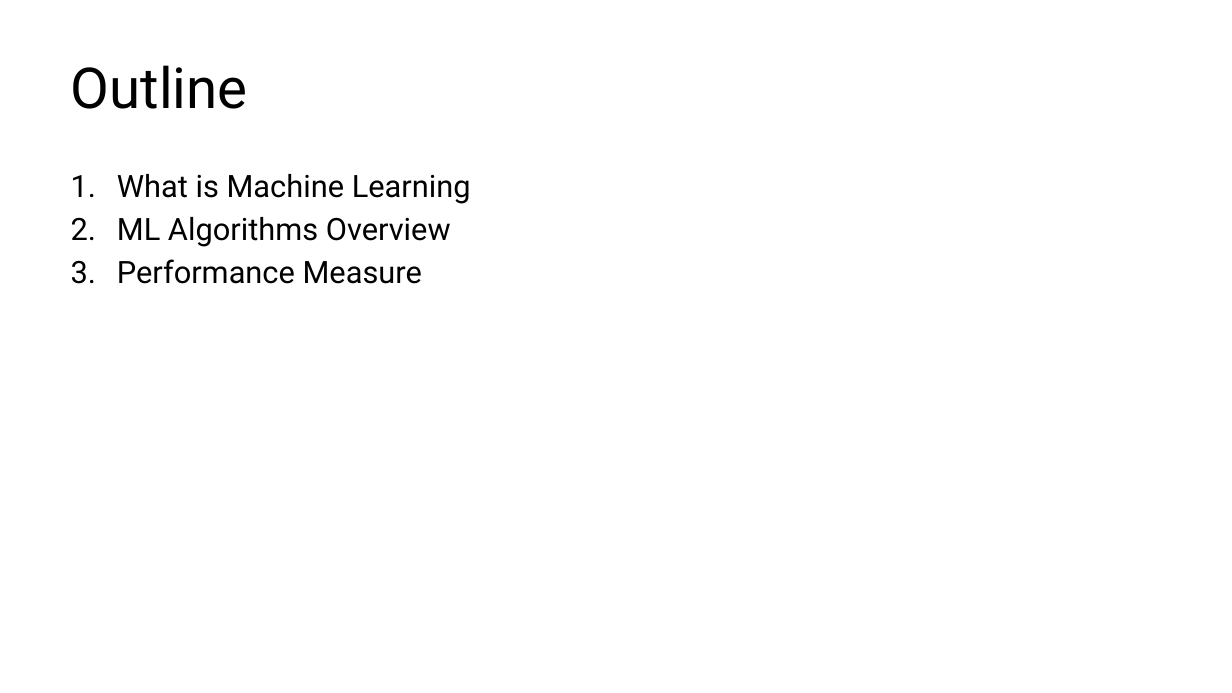
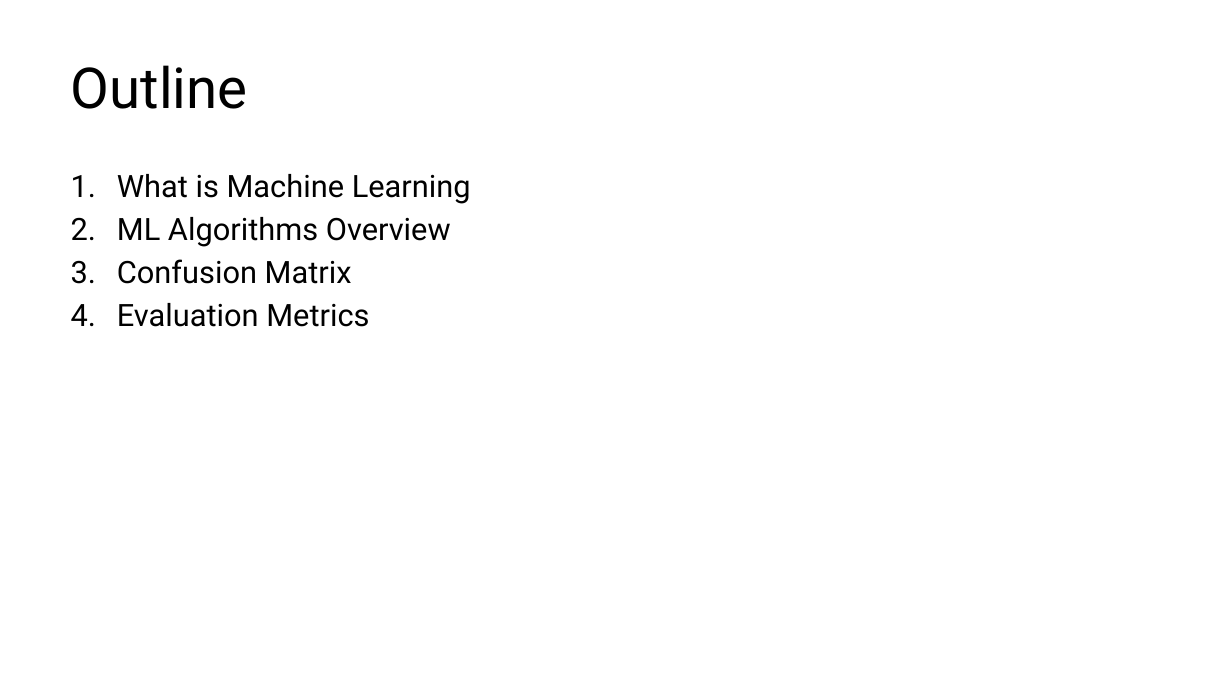
Before and after one commit to kershrita/Data-Science-Roadmap, a slide deck: slide 3 of slides/Session 07 - Machine Learning Overview.pptx. Drawn at 1232x693 pixels with LibreOffice and Linux fonts; fonts in the diff are those of the drawing. Boxes give left, top, right and bottom in pixels: in the first picture for what was removed or moved away, otherwise in the second. Text is boxed around its words. In the diff, an @@ line names an element or a change of style, - is before the commit and + after.

Commit message:
add evaluation metrics to the slides

```diff
--- a/slides/Session 07 - Machine Learning Overview.pptx
+++ b/slides/Session 07 - Machine Learning Overview.pptx
@@ text at (117,259,369,327): text changed @@
-3. Performance Measure
+3. Confusion Matrix
+4. Evaluation Metrics
```
Also in this commit, not shown: 3 other slides changed, 3 slides added.
